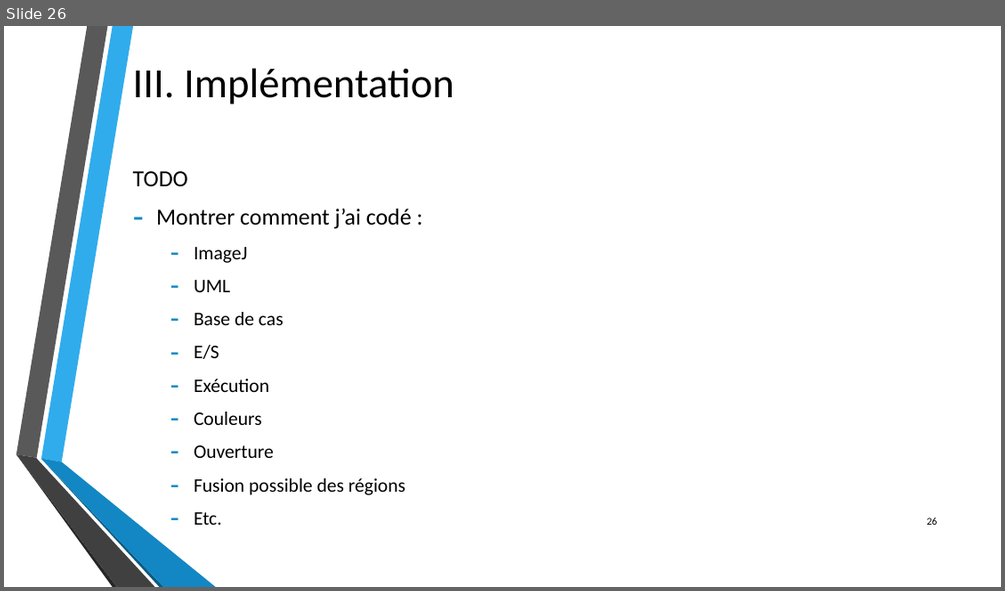
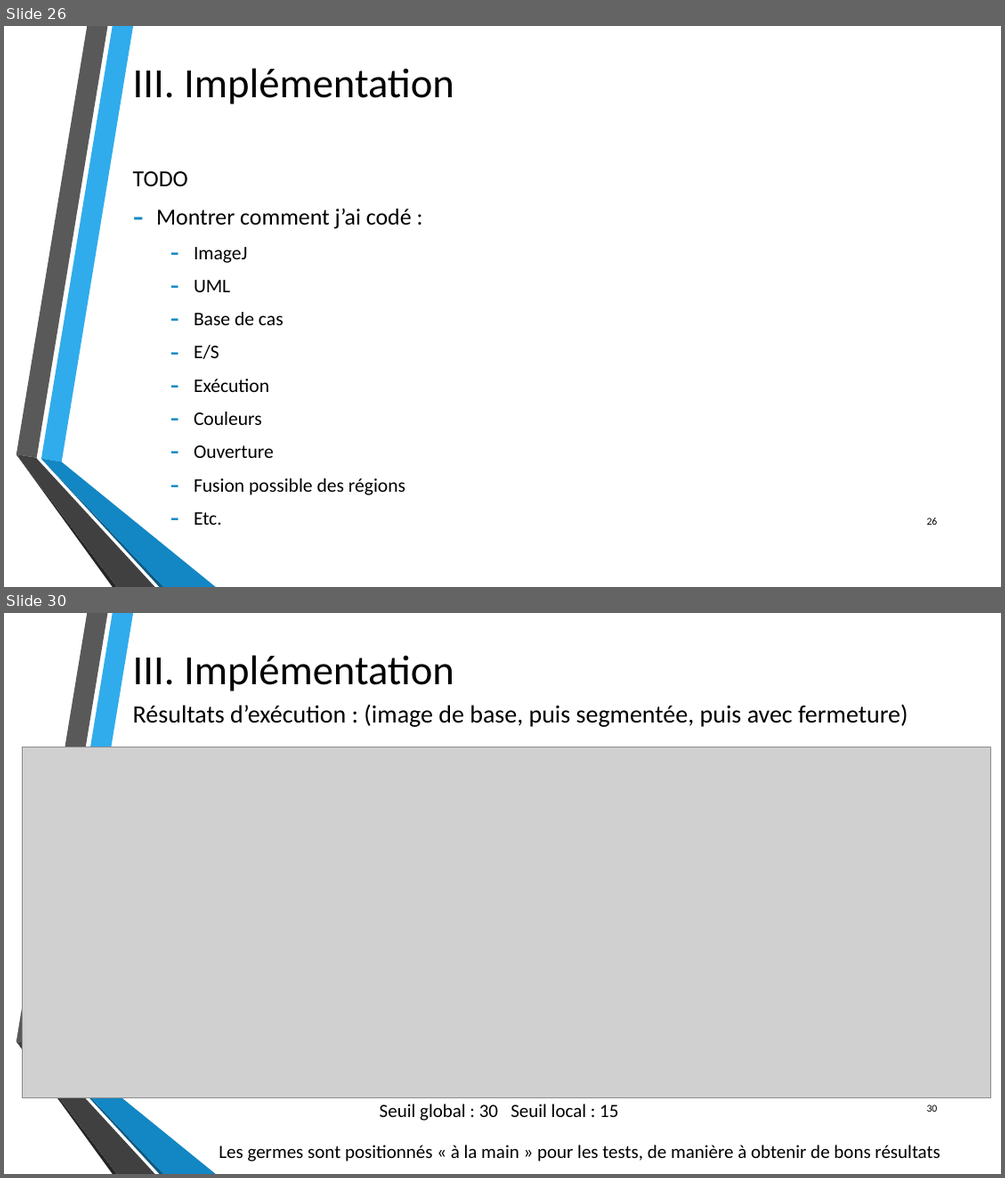
Before and after one commit to byZipo/Dossiers-Stage, a slide deck: Travail_realise/Presentations/Utilisation_du_RaPC_pour_la_segmentation_d_images.pptx. Shown one above the other, each under a label of ours: slide 26 before the commit, slides 26 and 30 after it; the slides between them are not shown. The pictures are 1005x591 and 1005x1178 pixels, drawn with LibreOffice and Linux fonts; fonts in the diff are those of the drawing; grey boxes stand for pictures; background and template pictures are left out. Boxes give left, top, right and bottom in pixels: in the first picture for what was removed or moved away, otherwise in the second. Text is boxed around its words. In the diff, an @@ line names an element or a change of style, - is before the commit and + after.

```diff
--- a/Travail_realise/Presentations/Utilisation_du_RaPC_pour_la_segmentation_d_images.pptx
+++ b/Travail_realise/Presentations/Utilisation_du_RaPC_pour_la_segmentation_d_images.pptx
@@ slide 30 added at <box>4,613,1001,1174</box>, background picture (left out); not listed: 6 template elements that a slide beside it also shows @@
@@ title added at <box>133,655,454,691</box>, 40 pt, text #000000 @@
+III. Implémentation
@@ text added at <box>133,704,907,727</box>, 24 pt, text #000000 @@
+Résultats d’exécution : (image de base, puis segmentée, puis avec fermeture)
@@ picture added at <box>22,747,990,1097</box> @@
@@ text added at <box>380,1103,618,1120</box>, 18 pt, text #000000 @@
+Seuil global : 30 Seuil local : 15
@@ page number added at <box>927,1104,938,1111</box>, 10 pt, text #000000 @@
+30
@@ text added at <box>218,1144,939,1161</box>, 18 pt, text #000000 @@
+Les germes sont positionnés « à la main » pour les tests, de manière à obtenir de bons résultats
```
Also in this commit, not shown: 1 slide changed, 11 other slides added, 4 other files.
